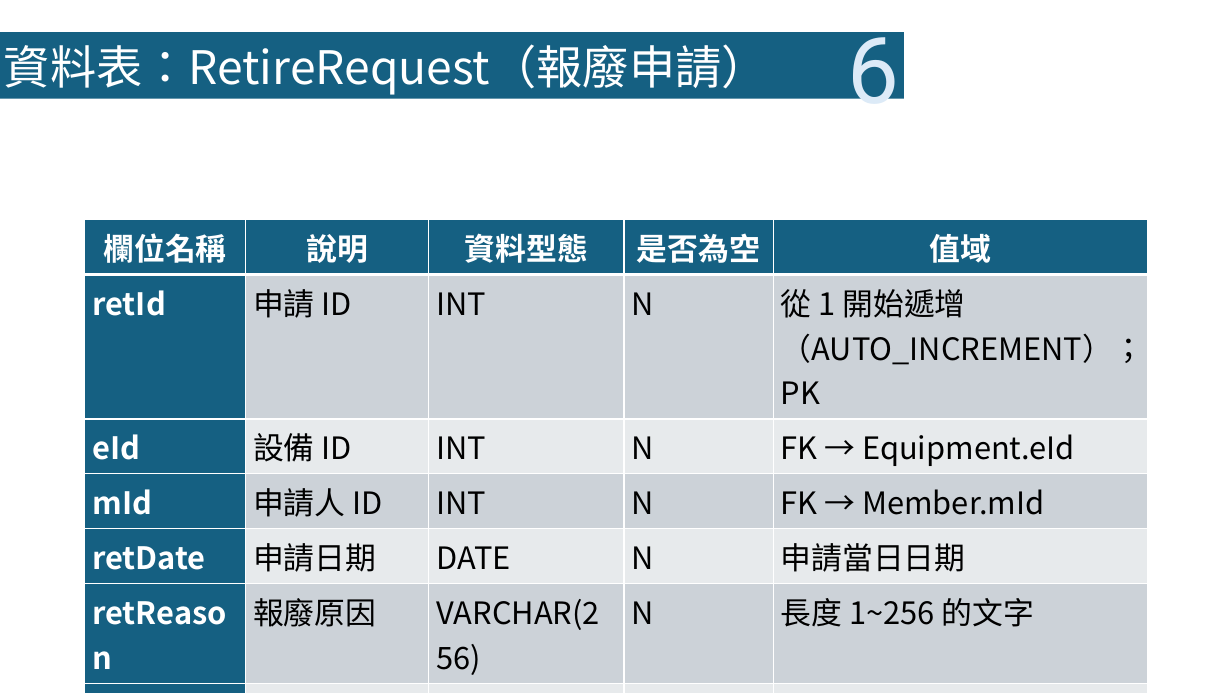
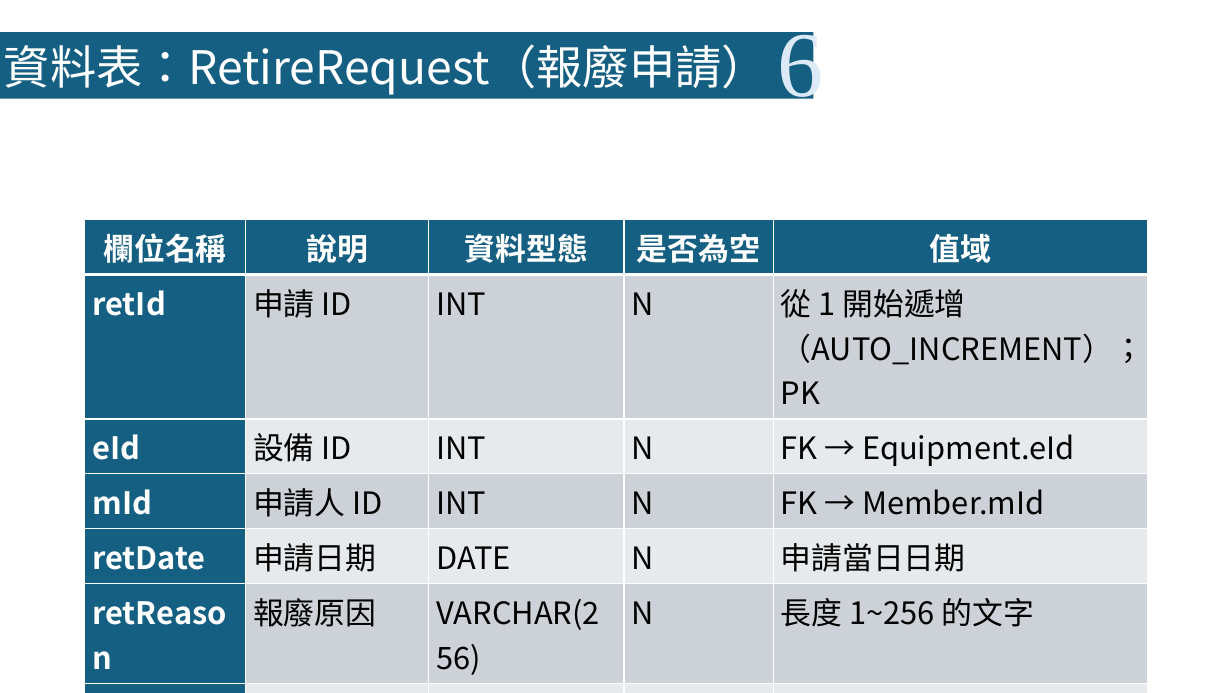
Before and after one commit to LazyEmotionO/NFU_DATABASE, a slide deck: slide 13 of 資料庫系統期末報搞01.pptx. Drawn at 1232x693 pixels with LibreOffice and Linux fonts; fonts in the diff are those of the drawing. Boxes give left, top, right and bottom in pixels: in the first picture for what was removed or moved away, otherwise in the second. Text is boxed around its words. In the diff, an @@ line names an element or a change of style, - is before the commit and + after.

```diff
--- a/資料庫系統期末報搞01.pptx
+++ b/資料庫系統期末報搞01.pptx
@@ text "6": place and size @@
-text "6" at (848,32,900,99)
+text "6" at (777,32,823,99)
@@ text "6" at (777,32,823,99): font Roboto to Times New Roman @@
@@ rectangle: place and size @@
-rectangle at (0,32,905,99)
+rectangle at (0,32,814,99)
```
Also in this commit, not shown: 13 other slides changed.
